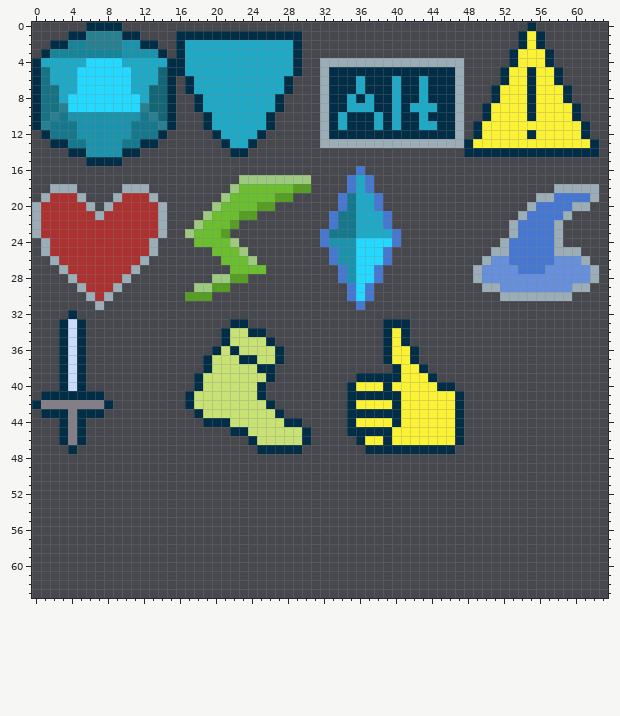
Pixel-art file: aseprite/font.aseprite. Above is the file before it was changed.
64x64 pixels, 1 frame. Colours within 5 levels of each other are drawn and written as one.
New version:
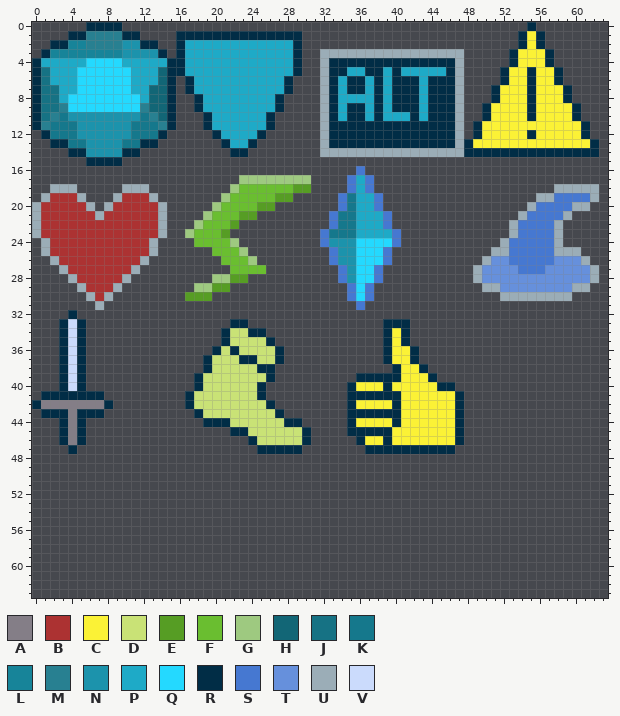
Palette (. is transparent): A #847e87  B #ac3232  C #fbf236  D #c9e276  E #569d24  F #6abe30  G #9ec980  H #126676  J #167284  K #15788c  L #178499  M #288091  N #1c93ac  P #1eaac7  Q #24d9ff  R #012d46  S #4678d1  T #6690dc  U #9badb7  V #cbdbfc
What changed:
y 3: x 32..47 ................ -> UUUUUUUUUUUUUUUU
y 4: x 33..46 UUUUUUUUUUUUUU -> RRRRRRRRRRRRRR
y 5: x 35..36 RR -> PP; x 39 R -> P; x 41..45 RRRRR -> PPPPP
y 6..7: x 34 R -> P; x 36..37 PR -> RP; x 39..40 RP -> PR
y 8: x 34 R -> P; x 36 R -> P; x 39..40 RP -> PR
y 9: x 34..36 RPP -> PRR; x 39..40 RP -> PR; x 42 P -> R; x 44 P -> R
y 10: x 37..39 RPR -> PRP; x 41 R -> P
y 11: x 34 P -> R; x 38 P -> R; x 40 P -> R; x 43..44 PP -> RR
y 13: x 33..46 UUUUUUUUUUUUUU -> RRRRRRRRRRRRRR
y 14: x 32..47 ................ -> UUUUUUUUUUUUUUUU
